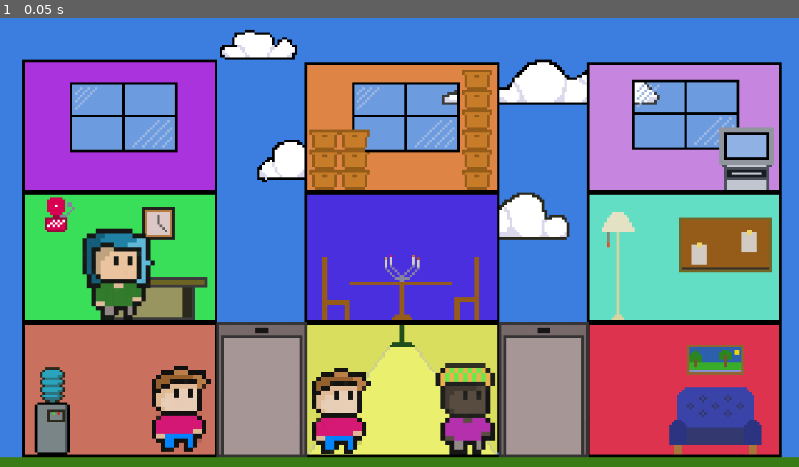
Above: before the commit, frame 1.
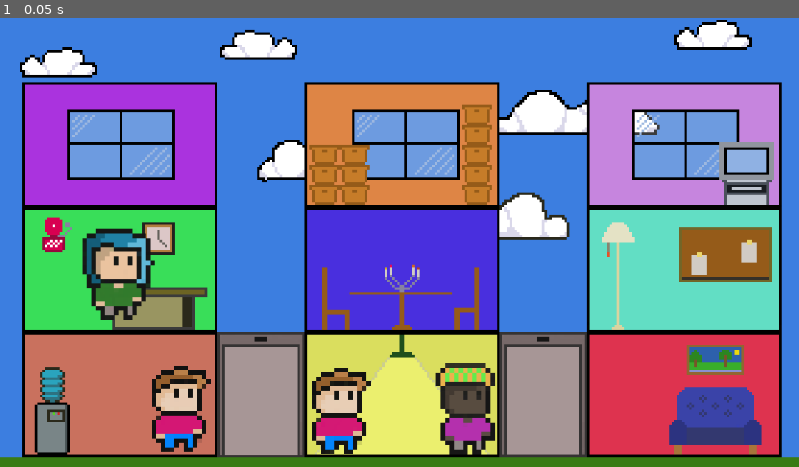
Above: after the commit, the same moment.

Repository: gunarp/gjds-game-jam2
Game: Godot game, scene res://scenes/main.tscn
Two runs of this game, one before a commit and one after it. Both use one fixed random seed, a clock stepped at 60 frames per second and the inputs below.
Inputs:
- Up to frame 1 (0.05 s): no input

The runs differ from the first frame. In frame 1, 24% of the frame differs, in the area x 2-98%, y 0-98%.

Commit message:
checkpoint - implement cool queue

Diff:
--- a/scenes/levels/level_1.tscn
+++ b/scenes/levels/level_1.tscn
@@ -1,7 +1,7 @@
 [gd_scene load_steps=7 format=3 uid="uid://bohsecfy8umiy"]
 
 [ext_resource type="Script" uid="uid://de6ogvo5ucgl8" path="res://scripts/game/level_state.gd" id="1_x42e6"]
-[ext_resource type="Texture2D" uid="uid://puxxoyfc6edu" path="res://resource/assets/art/elevators_3.png" id="2_sk5k4"]
+[ext_resource type="Texture2D" uid="uid://cq0fweks321nv" path="res://resource/assets/art/elevators_4.png" id="2_sk5k4"]
 [ext_resource type="PackedScene" uid="uid://vfhxw5n8bujt" path="res://scenes/game/elevator.tscn" id="4_x42e6"]
 [ext_resource type="Texture2D" uid="uid://dyivma2a2vdr6" path="res://resource/assets/art/char_1.png" id="5_oc4kc"]
 [ext_resource type="Texture2D" uid="uid://46ydo8i2kslm" path="res://resource/assets/art/char_3.png" id="6_s8va5"]
@@ -19,13 +19,13 @@
 texture = ExtResource("2_sk5k4")
 
 [node name="ElevatorLeft" parent="." instance=ExtResource("4_x42e6")]
-position = Vector2(312, 439)
-scale = Vector2(3.2753, 3.89851)
+position = Vector2(313, 453)
+scale = Vector2(3.16212, 3.62433)
 max_height = 2
 
 [node name="ElevatorRight" parent="." instance=ExtResource("4_x42e6")]
-position = Vector2(719, 439)
-scale = Vector2(3.25392, 3.89999)
+position = Vector2(720, 453)
+scale = Vector2(3.15674, 3.62242)
 max_height = 2
 kind = 1
 
--- a/scripts/game/cool_queue.gd
+++ b/scripts/game/cool_queue.gd
@@ -1,4 +1,4 @@
-extends Node
+extends Node2D
 
 class_name CoolQueue
 
@@ -12,12 +12,52 @@
   }
 
 
-func push_passenger(passenger: Passenger, incoming_direction) -> void:
+func _ready() -> void:
   pass
 
 
-func pop_passenger(passenger: Passenger, incoming_direction) -> Passenger:
-  return null
+# returns first position travelling from the incoming direction
+func _internal_search(incoming_direction: Elevator.COMMAND, condition: Callable) -> int:
+  var positions = internal_array.keys()
+  if (incoming_direction == Elevator.COMMAND.RIGHT):
+    positions.reverse()
+
+  var ret_pos: int = -1
+  for pos in positions:
+    if condition.call(internal_array[pos]):
+      ret_pos = pos
+      break
+
+  return ret_pos
+
+
+func _push_search_condition(p: Passenger) -> bool:
+  return p == null
+
+
+func push_passenger(incoming_direction: Elevator.COMMAND, passenger: Passenger) -> void:
+  var open_pos: int = _internal_search(incoming_direction, _push_search_condition)
+  if open_pos == -1:
+    return
+
+  internal_array[open_pos] = passenger
+  add_child(passenger)
+
+
+func _pop_search_condition(p: Passenger) -> bool:
+  if p == null:
+    return false
+  return not p.arrived
+
+
+func pop_passenger(incoming_direction: Elevator.COMMAND) -> Passenger:
+  var pop_pos: int = _internal_search(incoming_direction, _pop_search_condition)
+  if pop_pos == -1:
+    return null
+
+  var passenger_ref: Passenger = internal_array[pop_pos]
+  remove_child(passenger_ref)
+  return passenger_ref
 
 
 func is_full() -> bool:
--- a/scripts/game/level_state.gd
+++ b/scripts/game/level_state.gd
@@ -116,12 +116,16 @@
   var ret: Passenger = null
   if passenger == null:
     # loading passenger from elevator
-    ret = room_ref.pop_passenger()
+    ret = room_ref.pop_passenger(direction)
   else:
     # unloading passenger from elevator
     if room_ref.is_full():
       # If the room is full, then we would swap passenger out with person in the room
-      ret = room_ref.pop_passenger()
-    room_ref.push_passenger(passenger)
+      ret = room_ref.pop_passenger(direction)
+      # If we're unable to pop from the room, then this is a no-op
+      if ret == null:
+        return passenger
+
+    room_ref.push_passenger(direction, passenger)
 
   return ret
--- a/scripts/game/room.gd
+++ b/scripts/game/room.gd
@@ -1,10 +1,12 @@
-extends Node
+extends Node2D
 
 class_name Room
 
+signal passenger_arrived_at_destination
+
 # TODO: turn room_number into @onready ? or @export ??
 @export var room_number: int
-var cool_queue: CoolQueue
+var queue_ref: CoolQueue
 
 # may want a flag for when a room is being adjusted,
 # so we don't have two processes writing to the same queue at once?
@@ -13,27 +15,38 @@
 # init function to set room_number?
 func _init(room_num: int):
   room_number = room_num
+  queue_ref = CoolQueue.new()
+  add_child(queue_ref)
+
 
 func _ready():
   pass
+
 
 # not sure if this is relevant to maintaining room queue
 func _process(_delta: float) -> void:
   pass
 
+
 # TODO: top of queue goes off into the elevator
-func pop_passenger() -> Passenger: #maybe a type of Passenger?
-  return null
+func pop_passenger(direction: Elevator.COMMAND) -> Passenger:
+  return queue_ref.pop_passenger(direction)
+
 
 # TODO: gain from elevator and put into back of queue
-func push_passenger(passenger: Passenger) -> void:
+func push_passenger(direction: Elevator.COMMAND, passenger: Passenger) -> void:
   # When passenger arrives, check destination of passenger
   # if passenger desitnation is this room, set passenger to arrived
   # and send a signal out to level_state that an arrival happened
-  pass
+  if passenger.dest_id == room_number:
+    passenger.arrived = true
+    passenger_arrived_at_destination.emit()
+
+  queue_ref.push_passenger(direction, passenger)
+
 
 func is_full() -> bool:
-  return cool_queue.is_full()
+  return queue_ref.is_full()
 
 # # checks if the newly arrived person is in the correct room
 # # if yes, the person is smote (popped out of the queue (and thus existence))
Binary file added: resource/assets/art/elevators_4.png
Not shown, added: resource/assets/art/elevators_4.png.import
